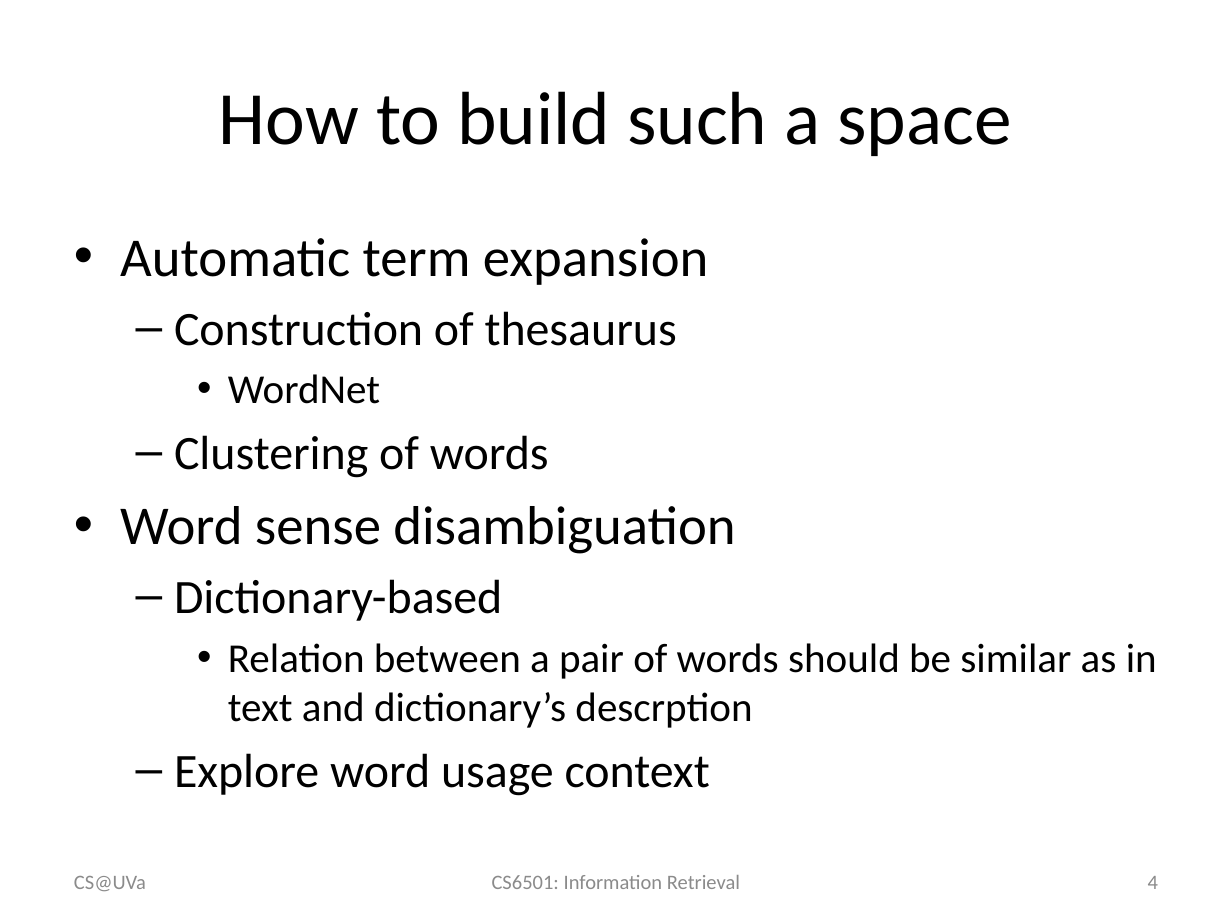
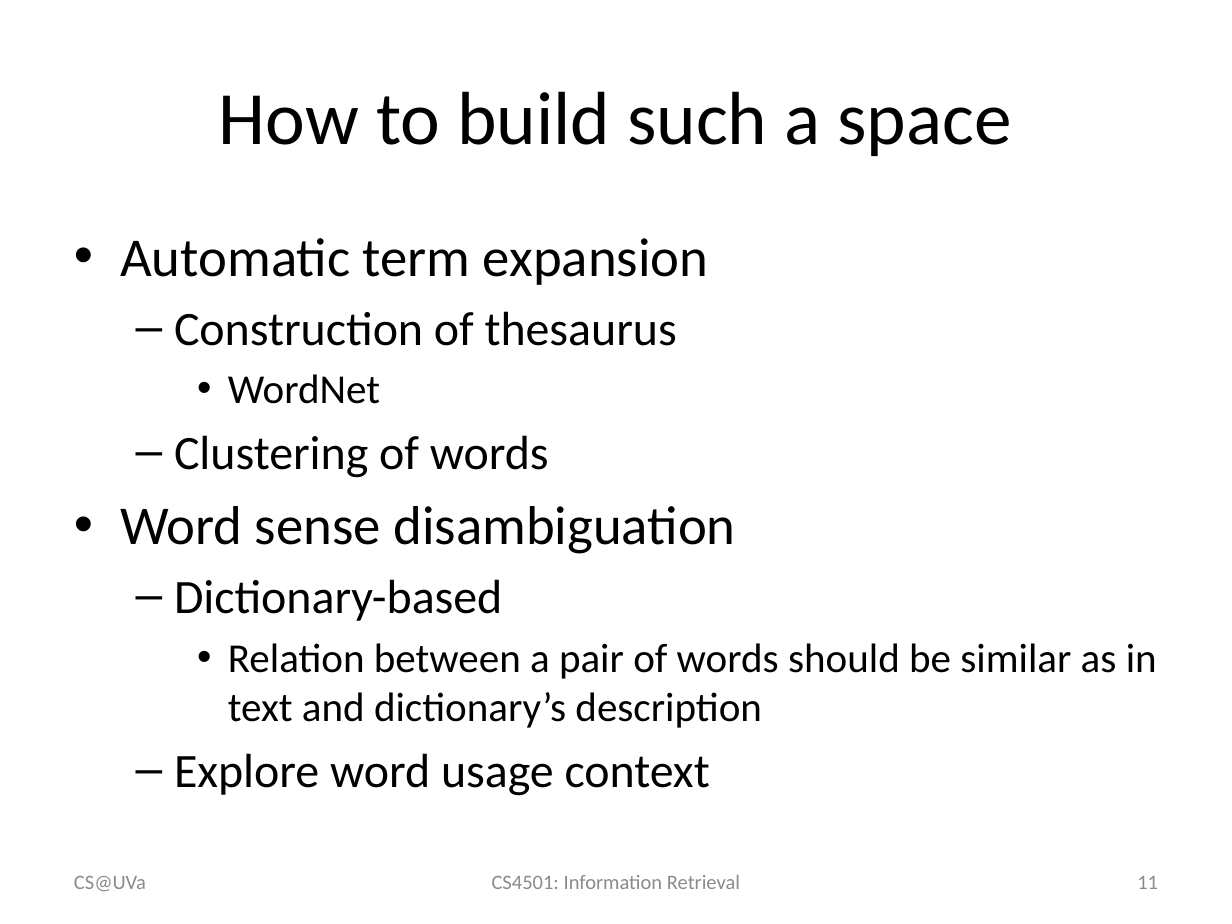
Before and after one commit to wang296/IR2015, a slide deck: slide 11 of docs/Latent Semantic Analysis.pptx (slide 4 before the commit). Drawn at 1232x924 pixels with LibreOffice and Linux fonts; fonts in the diff are those of the drawing. Boxes give left, top, right and bottom in pixels: in the first picture for what was removed or moved away, otherwise in the second. Text is boxed around its words. In the diff, an @@ line names an element or a change of style, - is before the commit and + after.

```diff
--- a/docs/Latent Semantic Analysis.pptx
+++ b/docs/Latent Semantic Analysis.pptx
@@ text at <box>228,643,1157,728</box>: text changed @@
-    • Relation between a pair of words should be similar as in text and dictionary’s descrption
+    • Relation between a pair of words should be similar as in text and dictionary’s description
@@ text at <box>492,875,740,889</box>: text changed @@
-CS6501: Information Retrieval
+CS4501: Information Retrieval
@@ page number at <box>1137,876,1158,889</box>: text changed @@
-4
+11
```
Also in this commit, not shown: 21 other slides changed, 7 slides added, 4 other files.
